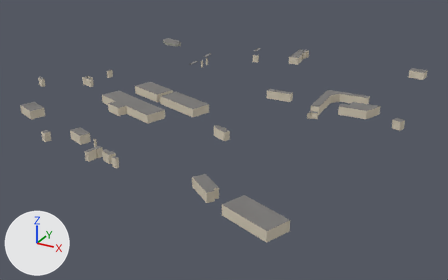
What one commit did to the glTF model gibraltar/data/build/tiles/T_E1_N5/buildings.glb.
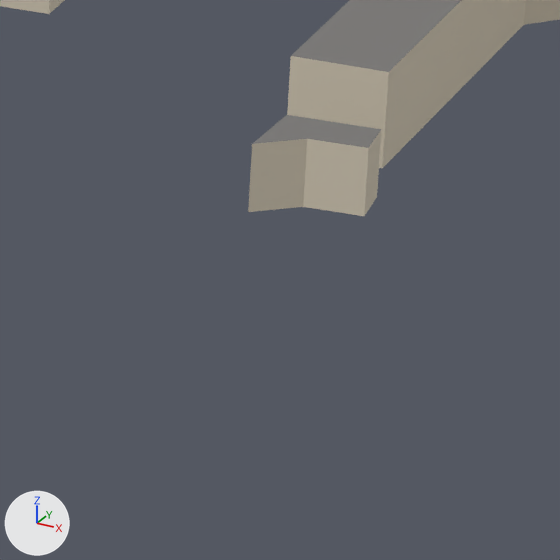
The first picture shows the older version from a 50 mm camera at (621.0, -347.0, 262.0) aimed at (291.0, 253.0, -38.0). The close-ups show the older and then the newer version on the part from 64% to 74% of the width and 36% to 53% of the height of that picture. Only the edits that show in the close-ups are written down. The lights are fixed; the arrows at lower left show +X, +Y and +Z. Vertices at exactly the same position are counted once.

Names of what the first close-up shows: 'T_E1_N5_buildings'.
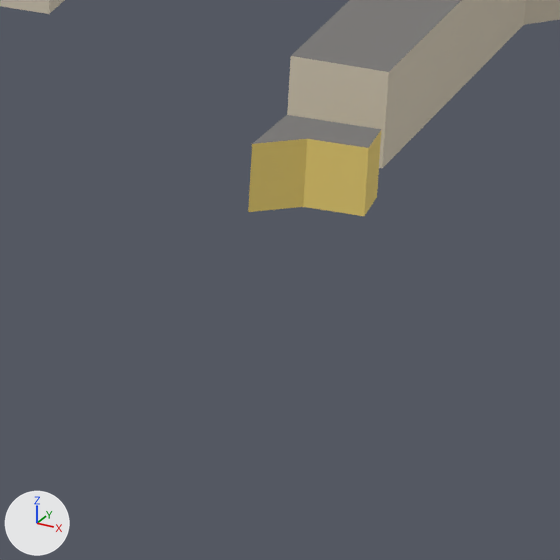
Boxes (x1, y1, x2, y2) around the edits, measured in the close-ups (560 x 560 px):
part 1 of me_t_e1_n5_buildings, recoloured (pale yellow to yellow)
    both: (248, 131, 381, 216)

The edits, one by one:
me_t_e1_n5_buildings has 484 vertices, 713 faces and spans x 36.0..492.0, y 17.0..505.0, z 1.0..13.0.
me_t_e1_n5_buildings is used by ob_t_e1_n5_buildings; location (0.0, 0.0, 0.0).
me_t_e1_n5_buildings part 1: 10 faces centred in x 389.0..399.0, y 270.0..278.0, z 4.0..7.0 are repainted in the vertex colours; the middle colour goes from pale yellow #d6ccb8 to yellow #ebd173.
